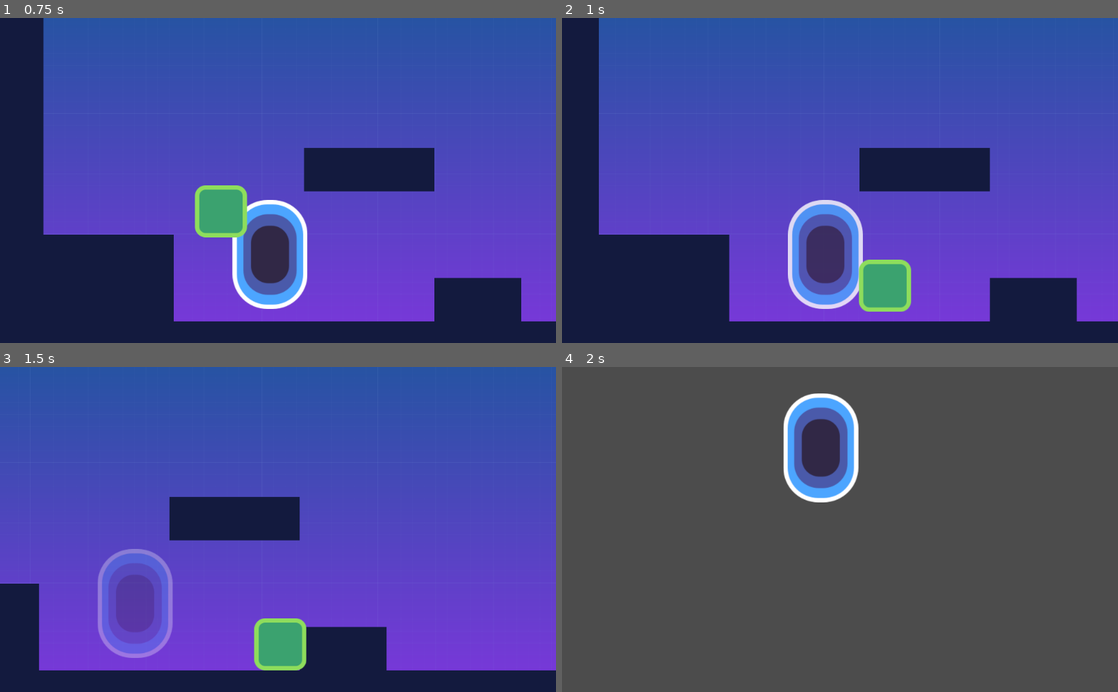
Above: before the commit, frames 1-4 (two rows, left to right).
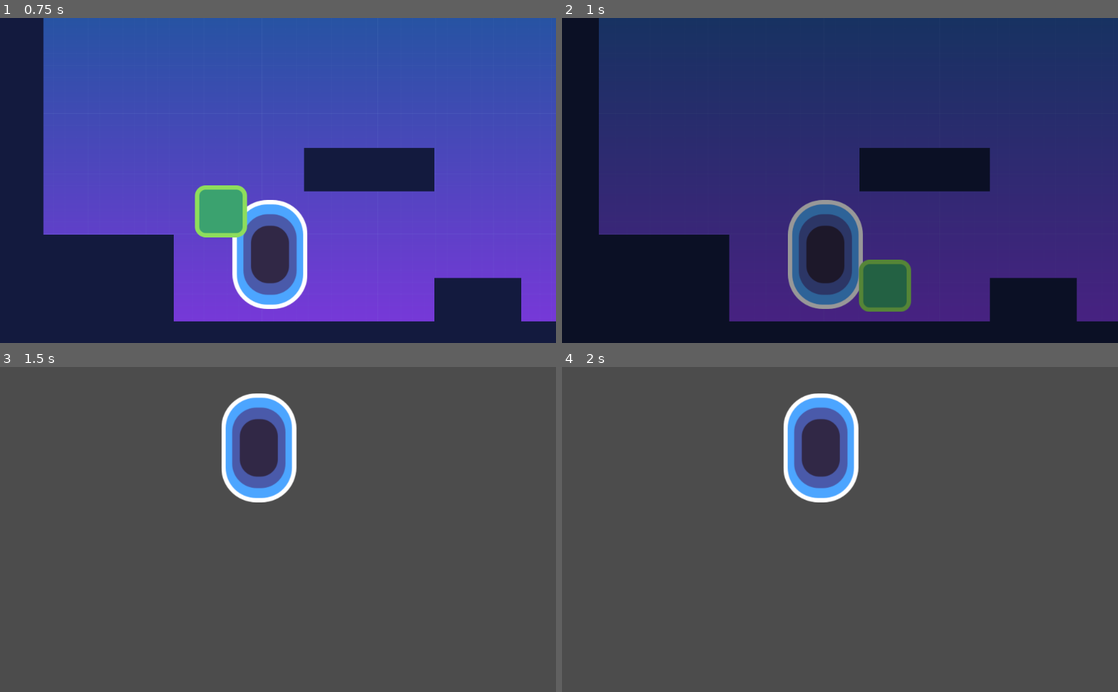
Above: after the commit, the same moments.

Repository: GCCEirb/godot-teaching-2020
Game: Godot game, scene res://levels/Level1.tscn
Same seed, same stepped clock (60 frames per second), same inputs: the game is played once before the commit and once after it.
Inputs:
- Up to frame 1 (0.75 s): tap Enter (shoot, bound only after the commit) at 0.5, 0.6 s; hold D (move_right) from 0.53 s (still down)
- Up to frame 2 (1 s): keep holding D (move_right); tap Space (move_jump) at 0.77 s
- Up to frame 3 (1.5 s): keep holding D (move_right); tap Enter (shoot, bound only after the commit) at 1.35 s
- Up to frame 4 (2 s): keep holding D (move_right); tap Space (move_jump) at 1.52 s

Frame 1 is identical in both runs. In frame 2, 100% of the frame differs, in the area x 0-100%, y 0-100%; in frame 3, 99%; in frame 4, nothing differs.

Commit message:
feat(project): State of the project after session 5

Diff:
--- a/characters/enemies/enemy.gd
+++ b/characters/enemies/enemy.gd
@@ -24,4 +24,11 @@
 	# On désactive les collisions
 	get_node("CollisionShape2D").disabled = true
 	# On tue l'ennemi
+	die()
+
+func die() -> void:
 	queue_free()
+
+
+func _on_BulletDetector_area_entered(area: Area2D) -> void:
+	die()
--- a/characters/enemies/enemy.tscn
+++ b/characters/enemies/enemy.tscn
@@ -7,7 +7,10 @@
 extents = Vector2( 42, 28 )
 
 [sub_resource type="RectangleShape2D" id=2]
-extents = Vector2( 49, 18 )
+extents = Vector2( 49, 16 )
+
+[sub_resource type="RectangleShape2D" id=3]
+extents = Vector2( 57, 47 )
 
 [node name="Enemy" type="KinematicBody2D"]
 collision_layer = 2
@@ -36,4 +39,12 @@
 [node name="CollisionShape2D" type="CollisionShape2D" parent="StompDetector"]
 position = Vector2( 0, -74 )
 shape = SubResource( 2 )
+
+[node name="BulletDetector" type="Area2D" parent="."]
+collision_layer = 0
+
+[node name="CollisionShape2D" type="CollisionShape2D" parent="BulletDetector"]
+position = Vector2( 0, -47 )
+shape = SubResource( 3 )
 [connection signal="body_entered" from="StompDetector" to="." method="_on_StompDetector_body_entered"]
+[connection signal="area_entered" from="BulletDetector" to="." method="_on_BulletDetector_area_entered"]
--- /dev/null
+++ b/characters/entities/bullet.gd
@@ -0,0 +1,34 @@
+extends Area2D
+class_name Bullet
+
+var _velocity: Vector2 = Vector2.ZERO
+export var speed: float = 300.0
+var _direction: Vector2 = Vector2.ZERO
+
+func _ready() -> void:
+	set_as_toplevel(true)
+
+
+func init(direction: Vector2) -> void:
+	_direction = direction
+	_velocity = direction * speed
+
+
+func _physics_process(delta: float) -> void:
+	_velocity = manage_velocity(_velocity, _direction)
+	position += _velocity
+
+
+func manage_velocity(linear_velocity: Vector2, direction: Vector2) -> Vector2:
+	var out: = linear_velocity
+	out.x = direction.x * speed
+	out.y += gravity * get_physics_process_delta_time()
+	return out
+
+func _on_Enemy_detector_body_entered(body: PhysicsBody2D) -> void:
+	# On tue le joueur
+	queue_free()
+
+
+func _on_Bullet_body_entered(body: Node) -> void:
+	queue_free()
--- /dev/null
+++ b/characters/entities/bullet.tscn
@@ -0,0 +1,20 @@
+[gd_scene load_steps=4 format=2]
+
+[ext_resource path="res://characters/players/player.png" type="Texture" id=1]
+[ext_resource path="res://characters/entities/bullet.gd" type="Script" id=2]
+
+[sub_resource type="RectangleShape2D" id=1]
+extents = Vector2( 17, 17 )
+
+[node name="Bullet" type="Area2D"]
+gravity = 30.0
+collision_mask = 6
+script = ExtResource( 2 )
+
+[node name="Player" type="Sprite" parent="."]
+scale = Vector2( 0.34375, 0.34375 )
+texture = ExtResource( 1 )
+
+[node name="CollisionShape2D" type="CollisionShape2D" parent="."]
+shape = SubResource( 1 )
+[connection signal="body_entered" from="." to="." method="_on_Bullet_body_entered"]
--- a/characters/entities/portal.tscn
+++ b/characters/entities/portal.tscn
@@ -9,23 +9,24 @@
 
 [sub_resource type="Animation" id=2]
 resource_name = "fade_out"
+length = 0.5
 tracks/0/type = "value"
-tracks/0/path = NodePath("Sprite:modulate")
+tracks/0/path = NodePath("CanvasLayer/ColorRect:modulate")
 tracks/0/interp = 1
 tracks/0/loop_wrap = true
 tracks/0/imported = false
 tracks/0/enabled = true
 tracks/0/keys = {
-"times": PoolRealArray( 0, 1 ),
+"times": PoolRealArray( 0, 0.5 ),
 "transitions": PoolRealArray( 1, 1 ),
 "update": 0,
-"values": [ Color( 1, 1, 1, 1 ), Color( 1, 1, 1, 0 ) ]
+"values": [ Color( 1, 1, 1, 0 ), Color( 1, 1, 1, 1 ) ]
 }
 
 [sub_resource type="Animation" id=3]
 resource_name = "start"
 tracks/0/type = "value"
-tracks/0/path = NodePath("Sprite:modulate")
+tracks/0/path = NodePath("CanvasLayer/ColorRect:modulate")
 tracks/0/interp = 1
 tracks/0/loop_wrap = true
 tracks/0/imported = false
@@ -34,7 +35,7 @@
 "times": PoolRealArray( 0 ),
 "transitions": PoolRealArray( 1 ),
 "update": 0,
-"values": [ Color( 1, 1, 1, 1 ) ]
+"values": [ Color( 1, 1, 1, 0 ) ]
 }
 
 [node name="Portal" type="Area2D"]
@@ -55,4 +56,16 @@
 autoplay = "start"
 anims/fade_out = SubResource( 2 )
 anims/start = SubResource( 3 )
+
+[node name="CanvasLayer" type="CanvasLayer" parent="."]
+layer = 100
+
+[node name="ColorRect" type="ColorRect" parent="CanvasLayer"]
+modulate = Color( 1, 1, 1, 0 )
+anchor_right = 1.0
+anchor_bottom = 1.0
+color = Color( 0, 0, 0, 1 )
+__meta__ = {
+"_edit_use_anchors_": false
+}
 [connection signal="body_entered" from="." to="." method="_on_Portail_body_entered"]
--- a/characters/players/player.gd
+++ b/characters/players/player.gd
@@ -2,6 +2,12 @@
 class_name Player
 
 export var stomp_impulse: = 600.0
+export(String, FILE) var bullet_path: = ""
+onready var _bullet: Resource = load(bullet_path)
+
+
+func _process(delta: float) -> void:
+	manage_shoot()
 
 
 func _physics_process(delta: float) -> void:
@@ -39,3 +45,11 @@
 func _on_Enemy_detector_body_entered(body: PhysicsBody2D) -> void:
 	# On tue le joueur
 	queue_free()
+
+
+func manage_shoot() -> void:
+	if Input.is_action_just_pressed("shoot"):
+		var bullet: Bullet = _bullet.instance()
+		bullet.init(Vector2(1, 0))
+		add_child(bullet)
+		bullet.global_position = position + Vector2(15, -50)
--- a/characters/players/player.tscn
+++ b/characters/players/player.tscn
@@ -19,6 +19,7 @@
 "_edit_vertical_guides_": [ 866.0 ]
 }
 stomp_impulse = 1000.0
+bullet_path = "res://characters/entities/bullet.tscn"
 
 [node name="Player" type="Sprite" parent="."]
 position = Vector2( 0, -48 )
@@ -33,6 +34,7 @@
 current = true
 
 [node name="StompDetector" type="Area2D" parent="."]
+collision_mask = 2
 
 [node name="CollisionShape2D" type="CollisionShape2D" parent="StompDetector"]
 position = Vector2( 0, -4 )
--- /dev/null
+++ b/levels/Home.gd
@@ -0,0 +1,15 @@
+extends Node2D
+
+export(String, FILE) var next_scene_path: String
+onready var next_scene = load(next_scene_path)
+
+func _on_Quit_pressed() -> void:
+	notify(MainLoop.NOTIFICATION_WM_QUIT_REQUEST)
+
+func notify(what: int) -> void:
+	if what == MainLoop.NOTIFICATION_WM_QUIT_REQUEST:
+		get_tree().quit()
+
+
+func _on_NewGame_pressed() -> void:
+	get_tree().change_scene_to(next_scene)
--- /dev/null
+++ b/levels/Home.tscn
@@ -0,0 +1,82 @@
+[gd_scene load_steps=5 format=2]
+
+[ext_resource path="res://images/background.png" type="Texture" id=1]
+[ext_resource path="res://levels/Home.gd" type="Script" id=2]
+
+[sub_resource type="DynamicFontData" id=2]
+font_path = "res://resources/JetBrainsMonoNL-Regular.ttf"
+
+[sub_resource type="DynamicFont" id=1]
+size = 31
+font_data = SubResource( 2 )
+
+[node name="Main" type="Node2D"]
+script = ExtResource( 2 )
+next_scene_path = "res://levels/Level1.tscn"
+
+[node name="CanvasLayer" type="CanvasLayer" parent="."]
+
+[node name="TextureRect" type="TextureRect" parent="CanvasLayer"]
+anchor_right = 1.0
+anchor_bottom = 1.0
+texture = ExtResource( 1 )
+expand = true
+__meta__ = {
+"_edit_use_anchors_": false
+}
+
+[node name="VBoxContainer" type="VBoxContainer" parent="CanvasLayer"]
+anchor_left = 0.5
+anchor_top = 0.5
+anchor_right = 0.5
+anchor_bottom = 0.5
+margin_left = -151.5
+margin_top = -98.0
+margin_right = 151.5
+margin_bottom = 98.0
+__meta__ = {
+"_edit_use_anchors_": false
+}
+
+[node name="Continue" type="Button" parent="CanvasLayer/VBoxContainer"]
+margin_right = 303.0
+margin_bottom = 46.0
+custom_fonts/font = SubResource( 1 )
+disabled = true
+text = "Continue"
+__meta__ = {
+"_edit_use_anchors_": false
+}
+
+[node name="NewGame" type="Button" parent="CanvasLayer/VBoxContainer"]
+margin_top = 50.0
+margin_right = 303.0
+margin_bottom = 96.0
+custom_fonts/font = SubResource( 1 )
+text = "New Game"
+__meta__ = {
+"_edit_use_anchors_": false
+}
+
+[node name="Options" type="Button" parent="CanvasLayer/VBoxContainer"]
+margin_top = 100.0
+margin_right = 303.0
+margin_bottom = 146.0
+custom_fonts/font = SubResource( 1 )
+disabled = true
+text = "Options"
+__meta__ = {
+"_edit_use_anchors_": false
+}
+
+[node name="Quit" type="Button" parent="CanvasLayer/VBoxContainer"]
+margin_top = 150.0
+margin_right = 303.0
+margin_bottom = 196.0
+custom_fonts/font = SubResource( 1 )
+text = "Quit"
+__meta__ = {
+"_edit_use_anchors_": false
+}
+[connection signal="pressed" from="CanvasLayer/VBoxContainer/NewGame" to="." method="_on_NewGame_pressed"]
+[connection signal="pressed" from="CanvasLayer/VBoxContainer/Quit" to="." method="_on_Quit_pressed"]
--- a/levels/Level2.tscn
+++ b/levels/Level2.tscn
@@ -2,7 +2,6 @@
 
 [ext_resource path="res://characters/entities/portal.tscn" type="PackedScene" id=1]
 [ext_resource path="res://levels/Level2.gd" type="Script" id=2]
-
 
 [node name="Level2" type="Node2D"]
 script = ExtResource( 2 )
--- a/project.godot
+++ b/project.godot
@@ -14,6 +14,11 @@
 "language": "GDScript",
 "path": "res://characters/actor.gd"
 }, {
+"base": "Area2D",
+"class": "Bullet",
+"language": "GDScript",
+"path": "res://characters/entities/bullet.gd"
+}, {
 "base": "Actor",
 "class": "Player",
 "language": "GDScript",
@@ -21,6 +26,7 @@
 } ]
 _global_script_class_icons={
 "Actor": "",
+"Bullet": "",
 "Player": ""
 }
 
@@ -49,6 +55,11 @@
 "events": [ Object(InputEventKey,"resource_local_to_scene":false,"resource_name":"","device":0,"alt":false,"shift":false,"control":false,"meta":false,"command":false,"pressed":false,"scancode":32,"unicode":0,"echo":false,"script":null)
  ]
 }
+shoot={
+"deadzone": 0.5,
+"events": [ Object(InputEventKey,"resource_local_to_scene":false,"resource_name":"","device":0,"alt":false,"shift":false,"control":false,"meta":false,"command":false,"pressed":false,"scancode":16777221,"unicode":0,"echo":false,"script":null)
+ ]
+}
 
 [layer_names]
 
Not shown: 1 places in characters/enemies/enemy.tscn that only renumber resources
Binary file added: resources/JetBrainsMonoNL-Regular.ttf
